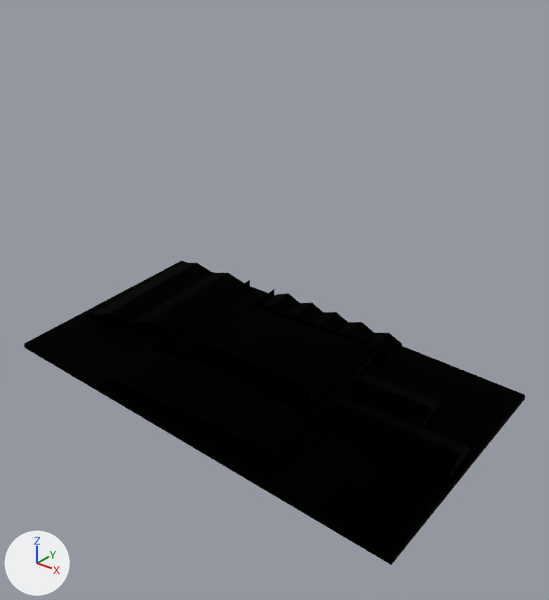
The glTF model assets/3d/fabrica.glb, before and after one commit.
Camera for both pictures: a 50 mm camera at (232.0, -280.0, 208.0) aimed at (-10.0, 23.0, 19.0). Every picture has the same lights, and +X, +Y and +Z are marked at lower left. The picture after the commit comes second. Where no turn or scale is listed for an object, it has been applied to the vertices. Vertices at exactly the same position are counted once.

Objects in the first picture: 'lamp004'.
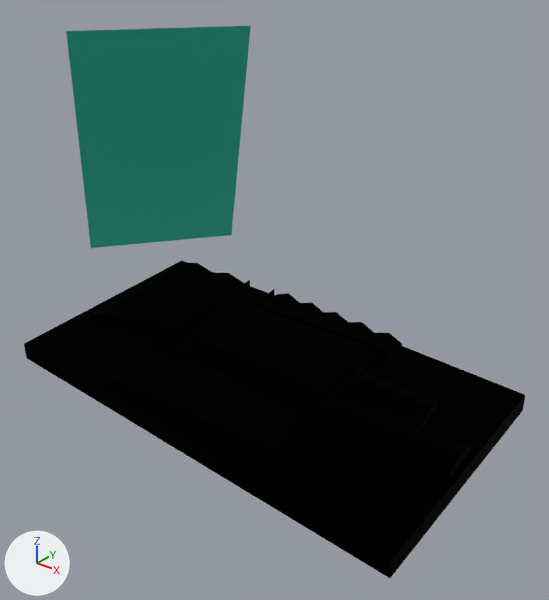
The change, as a list of edits to the scene's bpy script:
```text
Add mat_fallback_material_035:
    mat_fallback_material_035 = principled_material('fallback Material.035')
    mat_fallback_material_035.base_color = (0.106, 0.694, 0.58)  # cyan #5cd9c8
    mat_fallback_material_035.metallic = 1.0
    mat_fallback_material_035.roughness = 1.0
Change me_lamp004:
    used by ob_lamp004; location = (14.1, 31.4, 5.1)
    remove me_lamp004.from_pydata(...)  # 45988 vertices, 89708 faces; spans x -140.0..121.0, y -121.0..32.0, z -8.0..3.0
    add me_lamp004.from_pydata(...)  # 45912 vertices, 89584 faces; spans x -140.0..121.0, y -121.0..32.0, z -14.0..3.0
    me_lamp004 part 1
    76 vertices are removed from x -41.0..36.0, y 3.0..26.0, z -5.0..1.0
    191 faces are deleted
    5 vertices in x -140.0..121.0, y -121.0..32.0, z -8.0 move by (0.0, 0.0, -6.0)
    67 new faces join them
Add me_corona_light035:
    me_corona_light035.from_pydata([(1.0, 68.0, -84.0), (-1.0, -68.0, 84.0), (-65.0, -20.0, -84.0), (65.0, 20.0, 84.0)], [], [(0, 1, 2), (1, 0, 3)])
    me_corona_light035.materials.append(mat_fallback_material_035)  # cyan #5cd9c8
Add ob_corona_light035:
    ob_corona_light035 = bpy.data.objects.new('Corona Light035', me_corona_light035)
    ob_corona_light035.location = (-155.3, 78.9, 70.9)
```

Where the change shows, as pixel boxes (x1, y1, x2, y2) in the pictures (549 x 600 px):
'lamp004', reshaped
    before: (24, 261, 525, 565)
    after: (24, 261, 525, 578)
'Corona Light035', added (cyan)
    after: (66, 26, 251, 248)
part 1 of me_lamp004, built on
    before: (24, 293, 525, 565)
    after: (24, 293, 525, 578)
